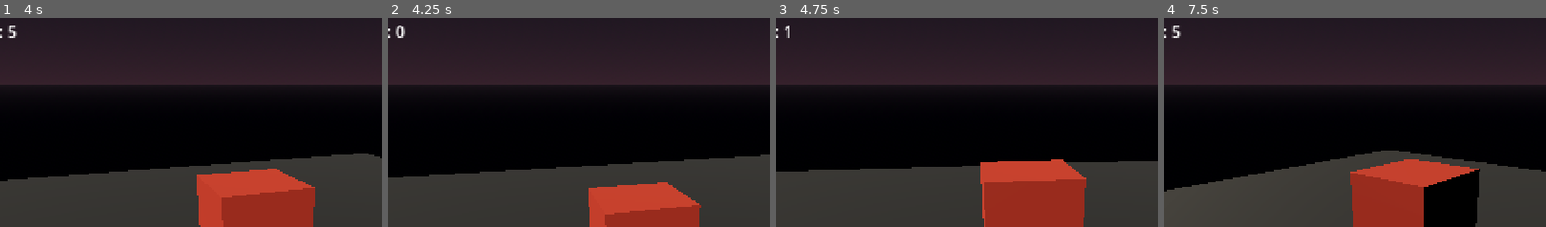
Above: before the commit, frames 1-4 (left to right).
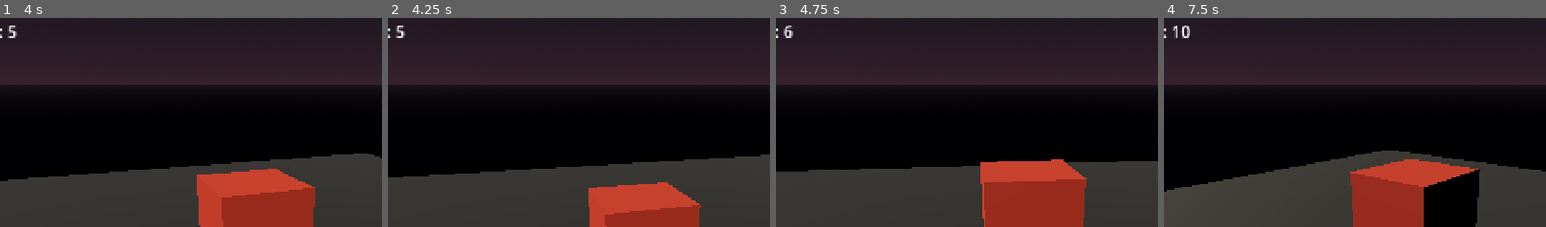
Above: after the commit, the same moments.

Repository: Josh-Buck/site-echo-7
Game: Godot game, scene res://scenes/Main.tscn
Same seed, same stepped clock (60 frames per second), same inputs: the game is played once before the commit and once after it.
Inputs (mouse positions are % of the whole screen's width and height, from its top left):
- Up to frame 1 (4 s): tap Enter every 0.75 s from 0.5 to 3.5 s; move the mouse to (72, 43) at 0.52 s; press the mouse at (72, 43) at 0.53 s; move the mouse to (30, 54) at 1.27 s; release the mouse at (30, 54) at 1.28 s; click (30, 54) at 1.35 s; move the mouse to (60, 26) at 2.02 s; press the mouse at (60, 26) at 2.03 s; move the mouse to (45, 69) at 2.77 s; release the mouse at (45, 69) at 2.78 s; click (45, 69) at 2.85 s; move the mouse to (80, 64) at 3.52 s; press the mouse at (80, 64) at 3.53 s
- Up to frame 2 (4.25 s): tap R (reset_save, bound only before the commit) at 4.15 s
- Up to frame 3 (4.75 s): tap Enter at 4.25 s; move the mouse to (20, 33) at 4.27 s; release the mouse at (20, 33) at 4.28 s; click (20, 33) at 4.35 s
- Up to frame 4 (7.5 s): move the mouse to (55, 49) at 5.02 s; press the mouse at (55, 49) at 5.03 s; move the mouse to (35, 23) at 5.77 s; release the mouse at (35, 23) at 5.78 s; click (35, 23) at 5.85 s; move the mouse to (72, 43) at 6.52 s; press the mouse at (72, 43) at 6.53 s; move the mouse to (30, 54) at 7.27 s; release the mouse at (30, 54) at 7.28 s; click (30, 54) at 7.35 s
The pictures show only the part of the screen within x 17-67%, y 0-50%; the shares and areas given below are measured in that part.

Frame 1 is identical in both runs. In frame 2, less than 0.1% of the frame differs, in the area x 2-5%, y 3-10%; in frame 3, 0.1%; in frame 4, 0.2%, in the area x 2-7%, y 3-10%.

Commit message:
M1 setup: input map, directories, integration contract

Diff:
--- a/project.godot
+++ b/project.godot
@@ -1,4 +1,10 @@
-; Godot 4.6 project file. Hand-authored — Godot will normalize on first open.
+; Engine configuration file.
+; It's best edited using the editor UI and not directly,
+; since the parameters that go here are not all obvious.
+;
+; Format:
+;   [section] ; section goes between []
+;   param=value ; assign values to parameters
 
 config_version=5
 
@@ -30,13 +36,28 @@
 
 shoot={
 "deadzone": 0.5,
-"events": [Object(InputEventKey,"resource_local_to_scene":false,"resource_name":"","device":-1,"window_id":0,"alt_pressed":false,"shift_pressed":false,"ctrl_pressed":false,"meta_pressed":false,"pressed":false,"keycode":32,"physical_keycode":0,"key_label":0,"unicode":32,"location":0,"echo":false,"script":null)
-, Object(InputEventMouseButton,"resource_local_to_scene":false,"resource_name":"","device":-1,"window_id":0,"button_mask":0,"position":Vector2(0, 0),"global_position":Vector2(0, 0),"factor":1.0,"button_index":1,"canceled":false,"pressed":false,"double_click":false,"script":null)
+"events": [Object(InputEventMouseButton,"resource_local_to_scene":false,"resource_name":"","device":-1,"window_id":0,"alt_pressed":false,"shift_pressed":false,"ctrl_pressed":false,"meta_pressed":false,"button_mask":0,"position":Vector2(0, 0),"global_position":Vector2(0, 0),"factor":1.0,"button_index":1,"canceled":false,"pressed":false,"double_click":false,"script":null)
+, Object(InputEventKey,"resource_local_to_scene":false,"resource_name":"","device":-1,"window_id":0,"alt_pressed":false,"shift_pressed":false,"ctrl_pressed":false,"meta_pressed":false,"pressed":false,"keycode":32,"physical_keycode":0,"key_label":0,"unicode":32,"location":0,"echo":false,"script":null)
 ]
 }
-reset_save={
+aim={
+"deadzone": 0.5,
+"events": [Object(InputEventMouseButton,"resource_local_to_scene":false,"resource_name":"","device":-1,"window_id":0,"alt_pressed":false,"shift_pressed":false,"ctrl_pressed":false,"meta_pressed":false,"button_mask":0,"position":Vector2(0, 0),"global_position":Vector2(0, 0),"factor":1.0,"button_index":2,"canceled":false,"pressed":false,"double_click":false,"script":null)
+]
+}
+reload={
 "deadzone": 0.5,
 "events": [Object(InputEventKey,"resource_local_to_scene":false,"resource_name":"","device":-1,"window_id":0,"alt_press …(192 unchanged characters)…
+]
+}
+pause={
+"deadzone": 0.5,
+"events": [Object(InputEventKey,"resource_local_to_scene":false,"resource_name":"","device":-1,"window_id":0,"alt_pressed":false,"shift_pressed":false,"ctrl_pressed":false,"meta_pressed":false,"pressed":false,"keycode":4194305,"physical_keycode":0,"key_label":0,"unicode":0,"location":0,"echo":false,"script":null)
+]
+}
+dev_reset={
+"deadzone": 0.5,
+"events": [Object(InputEventKey,"resource_local_to_scene":false,"resource_name":"","device":-1,"window_id":0,"alt_pressed":false,"shift_pressed":false,"ctrl_pressed":false,"meta_pressed":false,"pressed":false,"keycode":4194343,"physical_keycode":0,"key_label":0,"unicode":0,"location":0,"echo":false,"script":null)
 ]
 }
 
Not shown, added: scenes/Main.gd.uid
Not shown, added: docs/m1-contract.md
